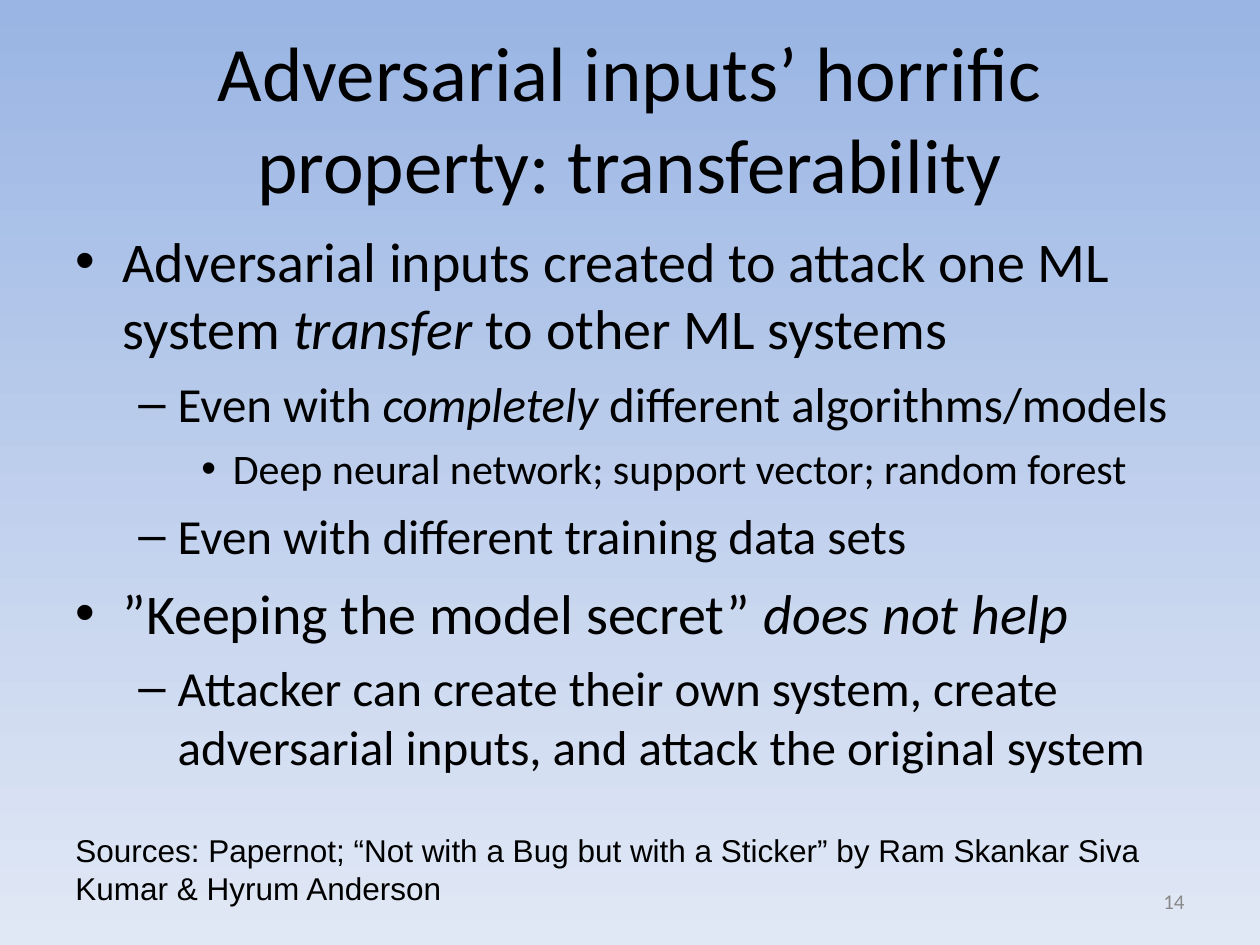
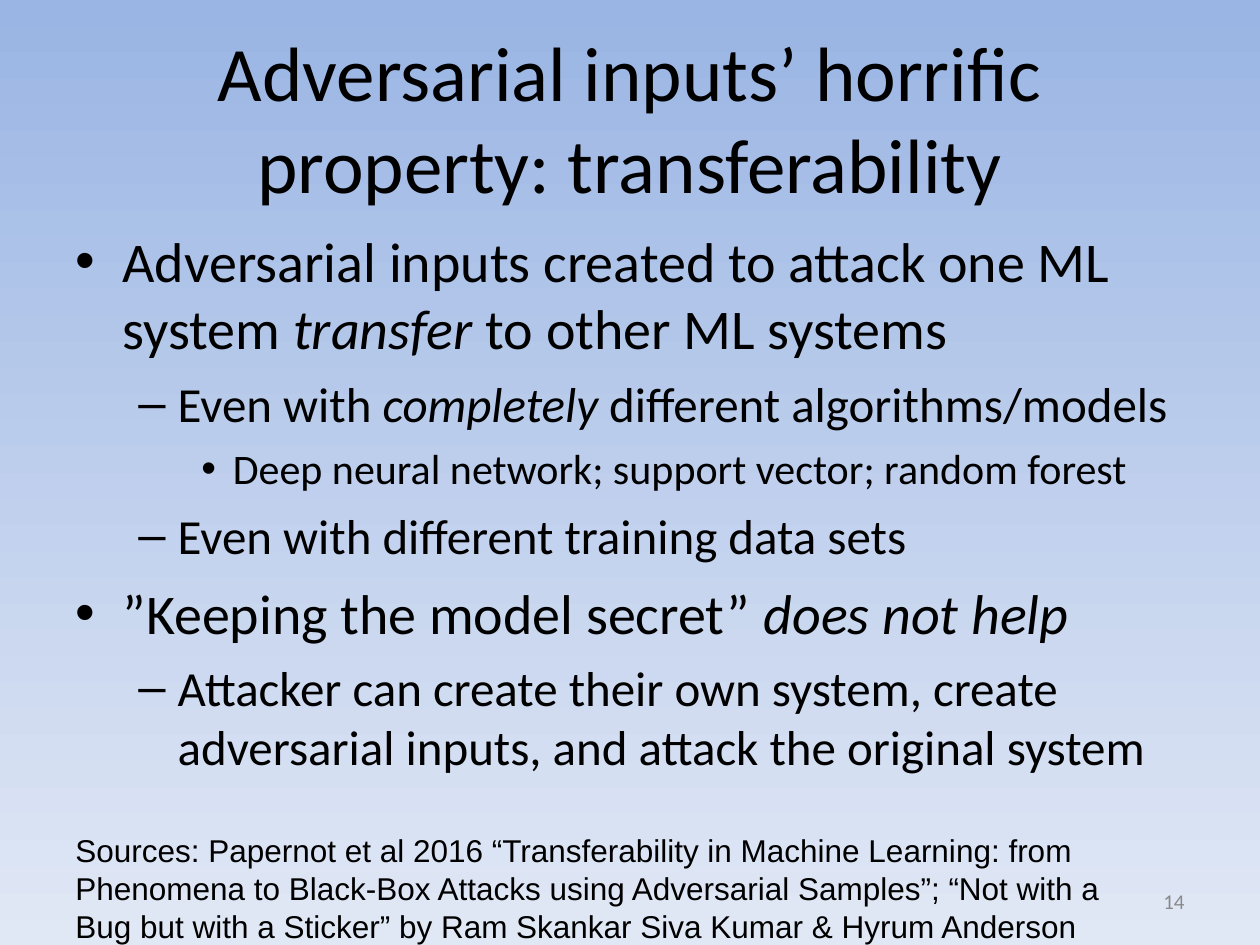
Before and after one commit to david-a-wheeler/david-a-wheeler.github.io, a slide deck: slide 14 of secure-class/presentations/AI-ML-Security.ppt. Drawn at 1260x945 pixels with LibreOffice and Linux fonts; fonts in the diff are those of the drawing. Boxes give left, top, right and bottom in pixels: in the first picture for what was removed or moved away, otherwise in the second. Text is boxed around its words. In the diff, an @@ line names an element or a change of style, - is before the commit and + after.

```diff
--- a/secure-class/presentations/AI-ML-Security.ppt
+++ b/secure-class/presentations/AI-ML-Security.ppt
@@ text at box(75, 839, 1099, 944): text changed @@
-Sources: Papernot; “Not with a Bug but with a Sticker” by Ram Skankar Siva Kumar & Hyrum Anderson
+Sources: Papernot et al 2016 “Transferability in Machine Learning: from Phenomena to Black-Box Attacks using Adversarial Samples”; “Not with a Bug but with a Sticker” by Ram Skankar Siva Kumar & Hyrum Anderson
```
Also in this commit, not shown: 2 other slides changed, 2 other files.
